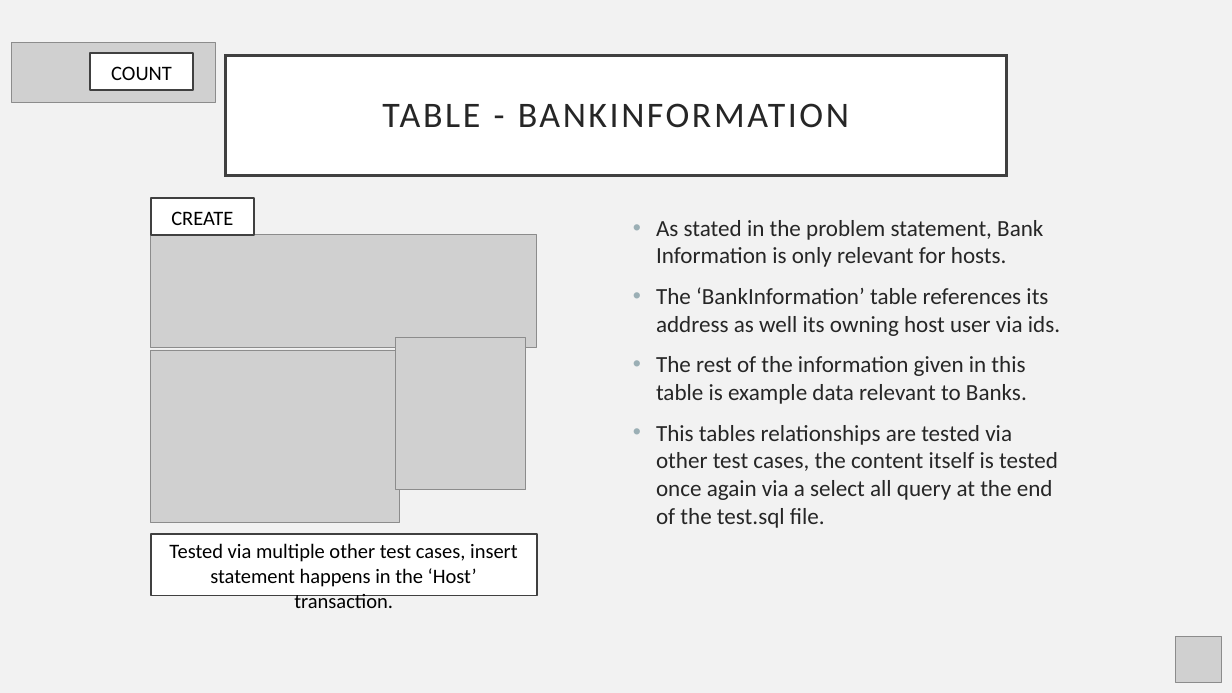
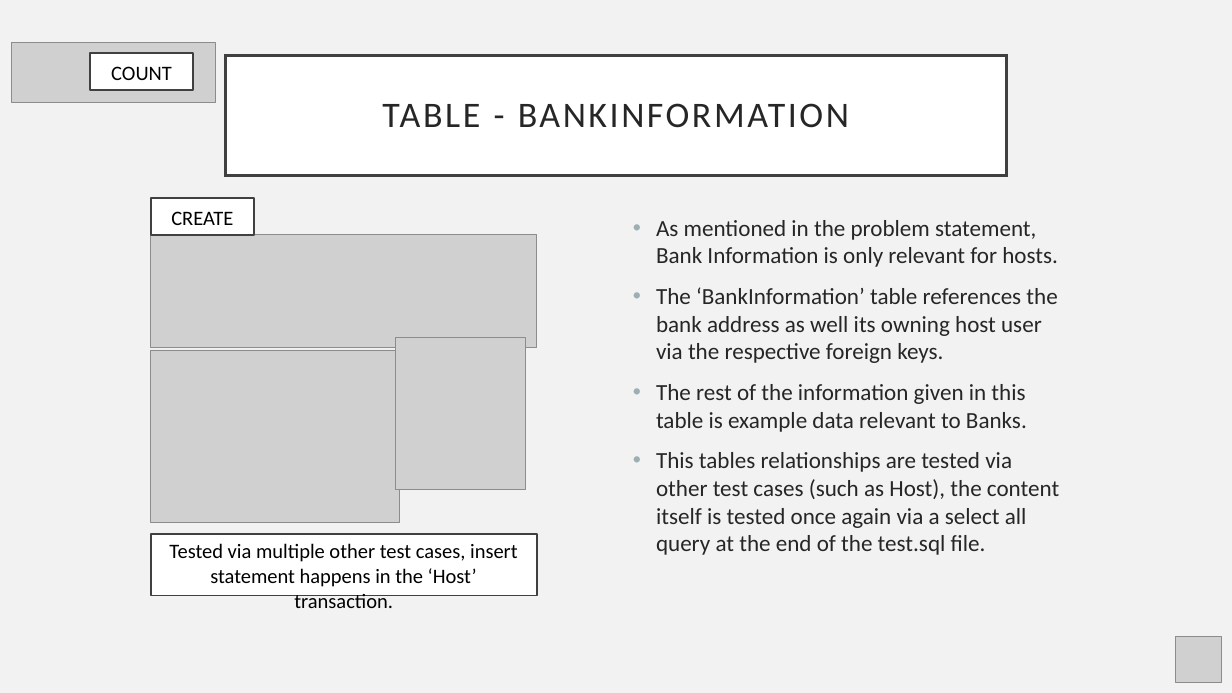
Before and after one commit to LeftEmpty/AirBnB_DBMS_Imitation, a slide deck: slide 26 of phase_2/phase_2_db_presentation.pptx. Drawn at 1232x693 pixels with LibreOffice and Linux fonts; fonts in the diff are those of the drawing; grey boxes stand for pictures. Boxes give left, top, right and bottom in pixels: in the first picture for what was removed or moved away, otherwise in the second. Text is boxed around its words. In the diff, an @@ line names an element or a change of style, - is before the commit and + after.

```diff
--- a/phase_2/phase_2_db_presentation.pptx
+++ b/phase_2/phase_2_db_presentation.pptx
@@ text at (656,220,1058,363): text changed @@
-• As stated in the problem statement, Bank Information is only relevant for hosts.
-• The ‘BankInformation’ table references its address as well its owning host user via ids.
+• As mentioned in the problem statement, Bank Information is only relevant for hosts.
+• The ‘BankInformation’ table references the bank address as well its owning host user via the respective foreign keys.
@@ text at (656,452,1059,555): text changed @@
-• This tables relationships are tested via other test cases, the content itself is tested once again via a select all query at the end of the test.sql file.
+• This tables relationships are tested via other test cases (such as Host), the content itself is tested once again via a select all query at the end of the test.sql file.
```
Also in this commit, not shown: 23 other slides changed, 11 other files.
